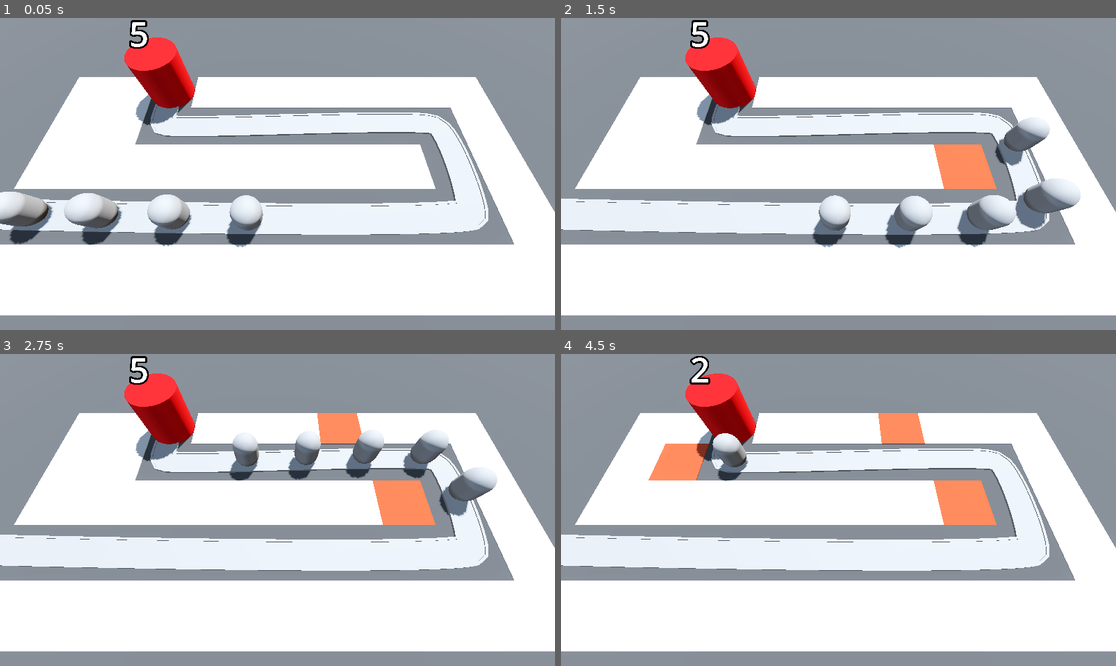
Above: before the commit, frames 1-4 (two rows, left to right).
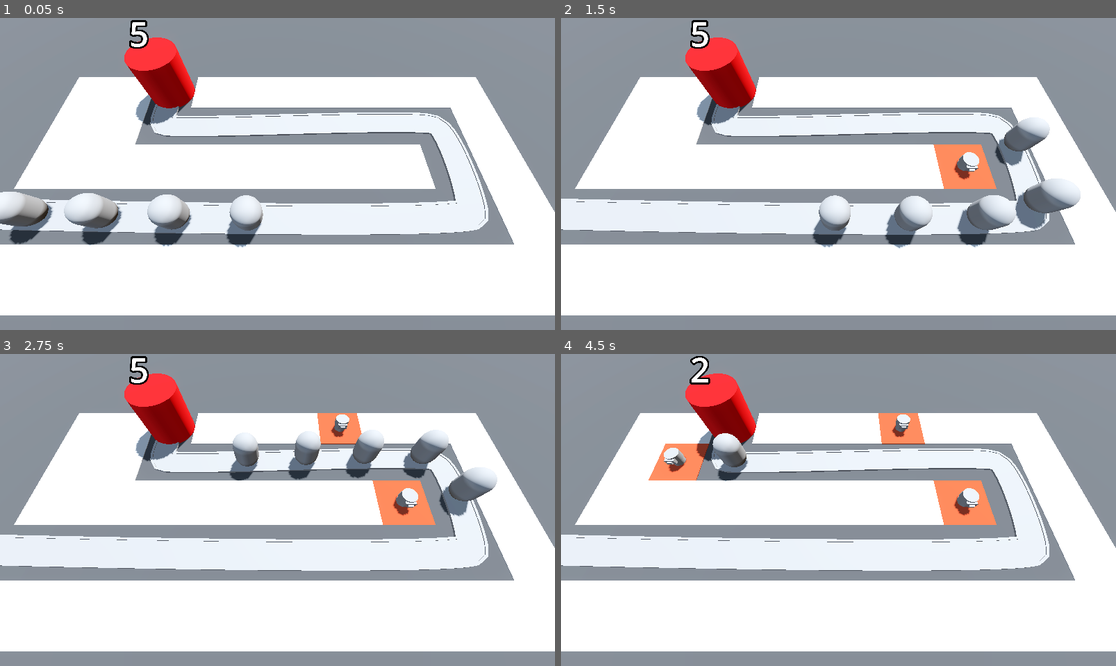
Above: after the commit, the same moments.

Repository: MireiaGonzalez/3d-tower-defence
Game: Godot game, scene res://BaseLevel.tscn
Two runs of this game, one before a commit and one after it. Both use one fixed random seed, a clock stepped at 60 frames per second and the inputs below.
Inputs (mouse positions are in pixels of both pictures, inside the frame that each line leads up to):
- Up to frame 1 (0.05 s): no input
- Up to frame 2 (1.5 s): move the mouse to (960, 158) at 0.52 s; press the mouse at (960, 158) at 0.53 s; move the mouse to (727, 189) at 1.27 s; release the mouse at (727, 189) at 1.28 s; click (727, 189) at 1.35 s
- Up to frame 3 (2.75 s): move the mouse to (333, 441) at 2.02 s; press the mouse at (333, 441) at 2.03 s
- Up to frame 4 (4.5 s): move the mouse to (810, 572) at 2.77 s; release the mouse at (810, 572) at 2.78 s; click (810, 572) at 2.85 s; move the mouse to (1005, 556) at 3.52 s; press the mouse at (1005, 556) at 3.53 s; move the mouse to (672, 463) at 4.27 s; release the mouse at (672, 463) at 4.28 s; click (672, 463) at 4.35 s

The runs differ from the first frame. In frame 2, 0.3% of the frame differs, in the area x 70-76%, y 42-52%; in frame 3, 0.4%; in frame 4, 0.6%, in the area x 18-76%, y 19-52%.

Commit message:
build turret when clicking on a gridmap cell

Diff:
--- a/BaseLevel.tscn
+++ b/BaseLevel.tscn
@@ -1,9 +1,11 @@
-[gd_scene load_steps=10 format=3 uid="uid://bu4do6gatvb0p"]
+[gd_scene load_steps=12 format=3 uid="uid://bu4do6gatvb0p"]
 
 [ext_resource type="PackedScene" uid="uid://cqljg717mr2em" path="res://RayPickerCamera/ray_picker_camera.tscn" id="1_knq2t"]
 [ext_resource type="MeshLibrary" uid="uid://cslkxmctddnv" path="res://MeshLibraries/SpaceLibrary.tres" id="1_lvb7b"]
 [ext_resource type="PackedScene" uid="uid://cqx0o5lovomkb" path="res://Enemy/enemy.tscn" id="2_5x8ra"]
 [ext_resource type="PackedScene" uid="uid://cxp15nah6flwq" path="res://Base/base.tscn" id="3_o2j4u"]
+[ext_resource type="Script" uid="uid://jdsp0o717nbn" path="res://turret_manager.gd" id="5_cwwxe"]
+[ext_resource type="PackedScene" uid="uid://c4li4xf6h5jir" path="res://Turret/turret.tscn" id="6_ufkdr"]
 
 [sub_resource type="ProceduralSkyMaterial" id="ProceduralSkyMaterial_dq0bh"]
 sky_horizon_color = Color(0.662243, 0.671743, 0.686743, 1)
@@ -42,9 +44,10 @@
 size = Vector3(100, 2, 100)
 material = SubResource("StandardMaterial3D_lvb7b")
 
-[node name="RayPickerCamera" parent="." node_paths=PackedStringArray("gridmap") instance=ExtResource("1_knq2t")]
+[node name="RayPickerCamera" parent="." node_paths=PackedStringArray("gridmap", "turret_manager") instance=ExtResource("1_knq2t")]
 transform = Transform3D(1, 0, 0, 0, 0.422618, 0.906308, 0, -0.906308, 0.422618, 0, 14.5, 9.5)
 gridmap = NodePath("../GridMap")
+turret_manager = NodePath("../TurretManager")
 
 [node name="GridMap" type="GridMap" parent="."]
 mesh_library = ExtResource("1_lvb7b")
@@ -111,7 +114,7 @@
 progress = 10.0
 
 [node name="Enemy4" parent="Path3D" instance=ExtResource("2_5x8ra")]
-transform = Transform3D(-0.0157902, 0, -0.999875, 0, 1, 0, 0.999875, 0, -0.0157902, -7.72, 0, 6.16662)
+transform = Transform3D(-0.0157902, 0, -0.999874, 0, 1, 0, 0.999874, 0, -0.0157902, -7.72, 0, 6.16662)
 progress = 15.0
 
 [node name="Enemy5" parent="Path3D" instance=ExtResource("2_5x8ra")]
@@ -120,3 +123,7 @@
 
 [node name="Base" parent="." instance=ExtResource("3_o2j4u")]
 transform = Transform3D(1, 0, 0, 0, 1, 0, 0, 0, 1, -10.0017, 0, -5.89437)
+
+[node name="TurretManager" type="Node3D" parent="."]
+script = ExtResource("5_cwwxe")
+turret = ExtResource("6_ufkdr")
--- a/RayPickerCamera/ray_picker_camera.gd
+++ b/RayPickerCamera/ray_picker_camera.gd
@@ -1,6 +1,7 @@
 extends Camera3D
 
 @export var gridmap: GridMap
+@export var turret_manager: TurretManager
 
 @onready var ray_cast_3d: RayCast3D = $RayCast3D
 
@@ -19,5 +20,7 @@
 				var cell = gridmap.local_to_map(collision_point)
 				if gridmap.get_cell_item(cell) == 0:
 					gridmap.set_cell_item(cell, 1)
+					var tile_position = gridmap.map_to_local(cell)
+					turret_manager.build_turret(tile_position)
 	else:
 		Input.set_default_cursor_shape(Input.CURSOR_ARROW)
--- /dev/null
+++ b/Turret/turret.tscn
@@ -0,0 +1,33 @@
+[gd_scene load_steps=5 format=3 uid="uid://c4li4xf6h5jir"]
+
+[sub_resource type="CylinderMesh" id="CylinderMesh_cb20n"]
+height = 1.0
+
+[sub_resource type="CylinderMesh" id="CylinderMesh_5kpma"]
+top_radius = 0.6
+bottom_radius = 0.6
+height = 0.6
+
+[sub_resource type="BoxMesh" id="BoxMesh_cb20n"]
+size = Vector3(0.8, 0.4, 0.4)
+
+[sub_resource type="BoxMesh" id="BoxMesh_5kpma"]
+size = Vector3(0.4, 0.2, 0.4)
+
+[node name="Turret" type="Node3D"]
+
+[node name="TurretBase" type="MeshInstance3D" parent="."]
+transform = Transform3D(1, 0, 0, 0, 1, 0, 0, 0, 1, 0, 0.5, 0)
+mesh = SubResource("CylinderMesh_cb20n")
+
+[node name="TurretTop" type="MeshInstance3D" parent="TurretBase"]
+transform = Transform3D(1, 0, 0, 0, 1, 0, 0, 0, 1, 0, 0.3, 0)
+mesh = SubResource("CylinderMesh_5kpma")
+
+[node name="Visor" type="MeshInstance3D" parent="TurretBase/TurretTop"]
+transform = Transform3D(1, 0, 0, 0, 1, 0, 0, 0, 1, -0.0307019, 0, 0.548918)
+mesh = SubResource("BoxMesh_cb20n")
+
+[node name="Barrel" type="MeshInstance3D" parent="TurretBase/TurretTop/Visor"]
+transform = Transform3D(1, 0, 0, 0, 1, 0, 0, 0, 1, 0, 0, 0.141126)
+mesh = SubResource("BoxMesh_5kpma")
--- /dev/null
+++ b/turret_manager.gd
@@ -0,0 +1,12 @@
+class_name TurretManager extends Node3D
+
+@export var turret: PackedScene
+
+# Called when the node enters the scene tree for the first time.
+func _ready() -> void:
+	pass # Replace with function body.
+
+func build_turret(turret_position: Vector3) -> void:
+	var new_turret = turret.instantiate()
+	add_child(new_turret)
+	new_turret.global_position = turret_position
Not shown, added: turret_manager.gd.uid
